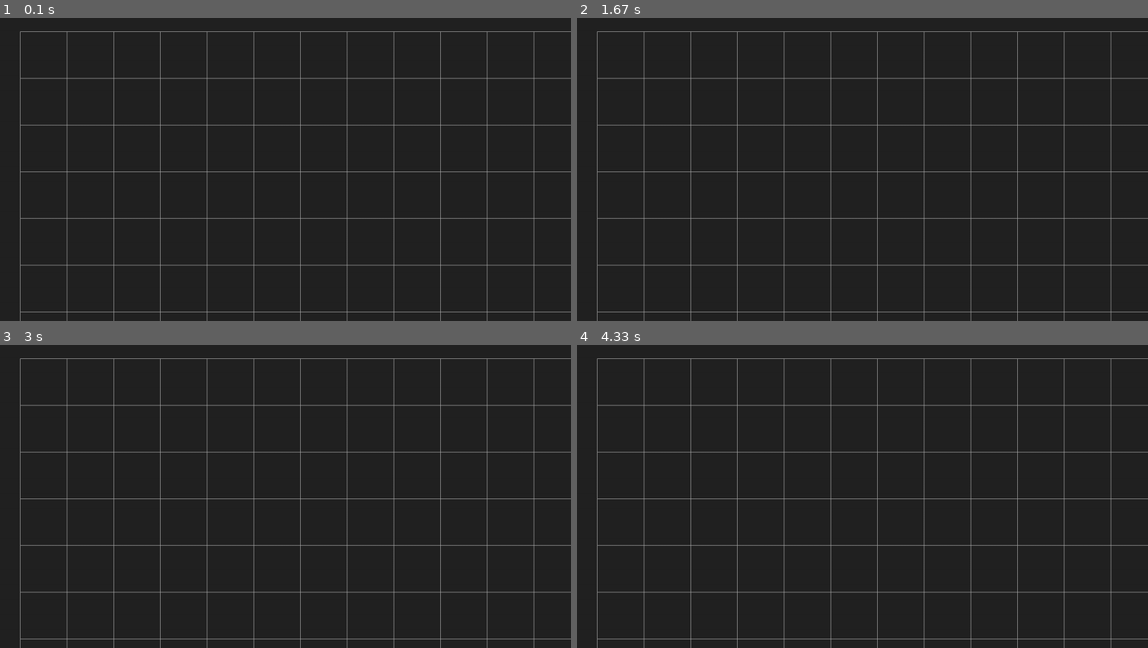
Above: before the commit, frames 1-4 (two rows, left to right).
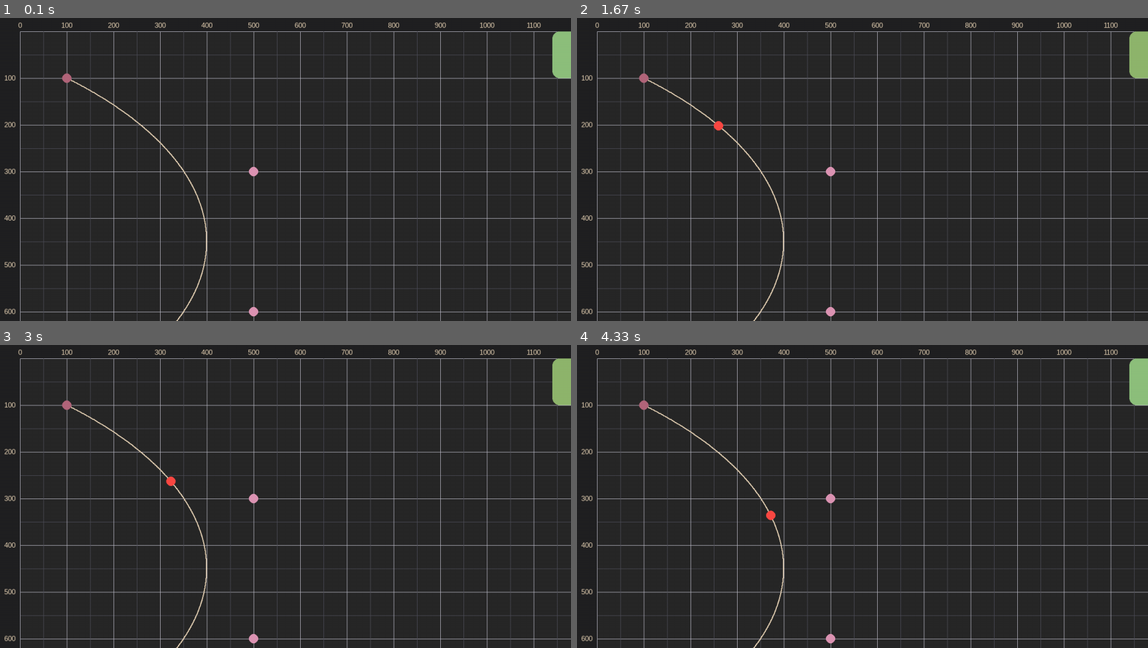
Above: after the commit, the same moments.

Repository: 0wlie22/bezier-curve-motion
Game: pygame game, started from main_pygame.py
Same seed, same stepped clock (60 frames per second), same inputs: the game is played once before the commit and once after it.
Inputs (mouse positions are in pixels of both pictures, inside the frame that each line leads up to):
- Up to frame 1 (0.1 s): no input
- Up to frame 2 (1.67 s): tap Enter at 0.33 s; click (851, 175) at 0.72 s
- Up to frame 3 (3 s): tap Enter at 2, 2.4, 2.7, 2.9 s
- Up to frame 4 (4.33 s): tap Enter at 3.2, 3.4, 3.7, 3.97, 4.3 s

The runs differ from the first frame. In frame 1, 3.7% of the frame differs, in the area x 0-100%, y 1-100%; in frame 2, 3.7%; in frame 3, 3.7%; in frame 4, 3.7%.

Commit message:
Update main_pygame.py

Diff:
--- a/main_pygame.py
+++ b/main_pygame.py
@@ -1,15 +1,8 @@
 import pygame as pg
 import platform  # get the os on current device
 import pyautogui  # get the size of the screen
-from pygame import RESIZABLE
-from scipy.special import binom  # for brezenghem polynomial
-import sys
+from scipy.special import binom  # for Bernstein polynomial
 
-pg.init()
-
-stop = False
-clock = pg.time.Clock()
-mouse = pg.mouse.get_pos()
 
 # get size of current screen and adapt to it's size
 oper_syst = platform.system()
@@ -19,85 +12,171 @@
 if oper_syst == 'Windows':
     HEIGHT -= 60
 
-# set window size
-WIN = pg.display.set_mode((WIDTH, HEIGHT), RESIZABLE)
+WIN = pg.display.set_mode((WIDTH, HEIGHT))
+clock = pg.time.Clock()
 
-koord_list = [100, 100, 600, 300, 600, 600, 100, 800]
+koord_list = [100, 100, 500, 300, 500, 600, 100, 800]
 border: int = 100
+line_koord_x = []
+line_koord_y = []
 
+colors = {
+    "fill": "#212122",
+    "area": "#282828",
+    "grid_main_line": "#BAB9C6",
+    "grid_sub_line": "#4E4E59",
+    "main_dot": "#b3667b",
+    "middle_dot": "#dd95b4",
+    "start_button": "#8ec07c",
+    "pause_button": "#8fb66d",
+    "moving_dot": "#fb4943",
+    "line": "#e6d2b5",
+    "text": "#000000"
+}
+
+# split coordinate list into separate x and y coordinate lists
 for i in range(0, len(koord_list)):
     koord_list[i] += border
-koord_x = koord_list[::2]
-koord_y = koord_list[1::2]
+koord_x: list = koord_list[::2]
+koord_y: list = koord_list[1::2]
 
 
-def grid(indent):
-    WIN.fill("#222222")
-    for j in range(100, 1001, 100):
-        pg.draw.line(WIN, "#AAAAAA", (indent, j), (indent * 15, j))
-    for k in range(100, 1501, 100):
-        pg.draw.line(WIN, "#AAAAAA", (k, indent), (k, indent * 10))
+def grid(indent: int):  # draw grid only
+    WIN.fill(colors["fill"])
+    pg.draw.rect(WIN, colors["area"], (100, 100, 1400, 900))
+
+    draw_numbers()
+
+    for j in range(100, 1001, 50):
+        if j % 100 == 0:
+            color = colors["grid_main_line"]
+        else:
+            color = colors["grid_sub_line"]
+        pg.draw.line(WIN, color, (indent, j), (indent * 15, j))
+
+    for k in range(100, 1501, 50):
+        if k % 100 == 0:
+            color = colors["grid_main_line"]
+        else:
+            color = colors["grid_sub_line"]
+        pg.draw.line(WIN, color, (k, indent), (k, indent * 10))
 
 
-def dots():
+def dots():  # draw dots on inputted coordinates
     for k in range(0, len(koord_list) - 1, 2):
-        if k != 0 and k != len(koord_list) - 2:
-            color = "light blue"
+        if k == 0 or k == len(koord_list) - 2:
+            color = colors["main_dot"]
         else:
-            color = "light green"
-        pg.draw.ellipse(WIN, color, (koord_list[k] - 8, koord_list[k + 1] - 8, 16, 16))
+            color = colors["middle_dot"]
+        pg.draw.circle(WIN, color, (koord_list[k], koord_list[k + 1]), 10)
 
 
-def button(text_color, button_color):
-    font = pg.font.SysFont("Georgia", 50)
-    text = font.render("START", True, text_color)
+def button(label, color):  # draw button
+    font = pg.font.SysFont("Arial", 60)
+    text = font.render(label, True, colors["text"])
 
-    pg.draw.rect(WIN, button_color, [1550, 100, 300, 100])
-    WIN.blit(text, (1550 + text.get_width()/2, 100 + text.get_height()/2))
+    pg.draw.rect(WIN, color, (1500 + (WIDTH - 1500 - 300) / 2, 100, 300, 100), 50, 15)
+    WIN.blit(text, (1500 + (WIDTH - 1500 - 300) / 2 + 150 - text.get_width() / 2, 150 - text.get_height() / 2))
 
 
-def polinom(k_x, k_y, t):
+def polynom(k_x: list, k_y: list, t: float) -> tuple[int, int]:  # count x and y coordinates
     n = int(len(k_x))
     x = y = 0
 
     for j in range(0, n):
-        #     res = (factorial(n, exact=True)) / ((factorial(i, exact=True)) * factorial((n - i), exact=True))
-        bern_polinom = binom(n - 1, j) * (1 - t) ** (n - 1 - j) * (t ** j)
-        x += k_x[j] * bern_polinom
-        y += k_y[j] * bern_polinom
-    pg.draw.rect(WIN, "white", (x, y, 2, 2))
+        polynomial = binom(n - 1, j) * (1 - t) ** (n - 1 - j) * (t ** j)
+        x += k_x[j] * polynomial
+        y += k_y[j] * polynomial
+
+    line_koord_x.append(x)
+    line_koord_y.append(y)
+
+    return x, y
+
+
+def draw_line(list_x, list_y):  # draw the Bezier curve
+    for index in range(0, len(list_x)):
+        x = list_x[index]
+        y = list_y[index]
+        pg.draw.circle(WIN, colors["line"], (x, y), 1)
+
+
+def draw_numbers():  # draw numbers on axes of a plot
+    font = pg.font.SysFont("Arial", 15)
+    for step in range(100, 1600, 100):
+        text = font.render(str(step - 100), True, colors["line"])
+        WIN.blit(text, (step - (text.get_width()/2), 95 - text.get_height()))
+    for step in range(200, 1100, 100):
+        text = font.render(str(step - 100), True, colors["line"])
+        WIN.blit(text, (90 - text.get_width(), step - text.get_height()/2))
+
+
+def redraw_window(time: float, move_point: bool):
+    font = pg.font.SysFont("Arial", 15)
+
+    grid(border)
+
+    draw_line(line_koord_x, line_koord_y)
+
+    if not move_point:
+        text = "START"
+        color = colors["start_button"]
+    else:
+        text = "PAUSE"
+        color = colors["pause_button"]
+    button(text, color)
+
+    x, y = polynom(koord_x, koord_y, time)
+    pg.draw.circle(WIN, colors["moving_dot"], (x, y), 10)
+
+    text_koord_x = font.render(str("x: " + str(int(x - 100))), True, colors["line"])
+    text_koord_y = font.render(str("y: " + str(int(y - 100))), True, colors["line"])
+    WIN.blit(text_koord_x, (120, 1020))
+    WIN.blit(text_koord_y, (120, 1040))
+
     dots()
 
 
-def redraw_window(k_x, k_y):
-    global stop
+def main():
+    run: bool = True
+    move_point: bool = False
+    time: float = 0
     t = 0
-    grid(border)
 
-    pg.draw.rect(WIN, "white", (k_x[0], k_y[0], 2, 2))
+    # fill the list with line coordinate values
+    while t <= 1.0:
+        polynom(koord_x, koord_y, t)
+        t += 0.001
 
-    while t <= 1.0:
-        pg.display.update()
-        polinom(koord_x, koord_y, t)
-        t += 0.001
-        clock.tick(1000)
+    pg.init()
+    pg.display.set_caption("Bézier curve")
 
-
-def main():
-    global stop
-    run = True
-    stop = False
     while run:
-        grid(border)
-        button("black", "grey")
-        pg.display.update()
         for event in pg.event.get():
             if event.type == pg.QUIT:
                 run = False
-            # if event.type == pg.MOUSEBUTTONDOWN:
-        if 1550 <= mouse[0] <= 1850 and 100 <= mouse[1] <= 200:
-            print("true")
-            redraw_window(koord_x, koord_y)
+            if event.type == pg.KEYDOWN:
+                if event.key == pg.K_ESCAPE:
+                    run = False
+            if event.type == pg.KEYDOWN:
+                if event.key == 13:  # ENTER key
+                    move_point = not move_point
+            if event.type == pg.MOUSEBUTTONDOWN:
+                mouse = pg.mouse.get_pos()
+                if 1550 <= mouse[0] <= 1850 and 100 <= mouse[1] <= 200:
+                    move_point = not move_point
+
+        if time <= 1.0:
+            redraw_window(time, move_point)
+        else:
+            move_point = False
+            time = 0
+
+        if move_point:
+            time += 0.001
+
+        pg.display.update()
+        clock.tick(1000)
     pg.quit()
     quit()
 
